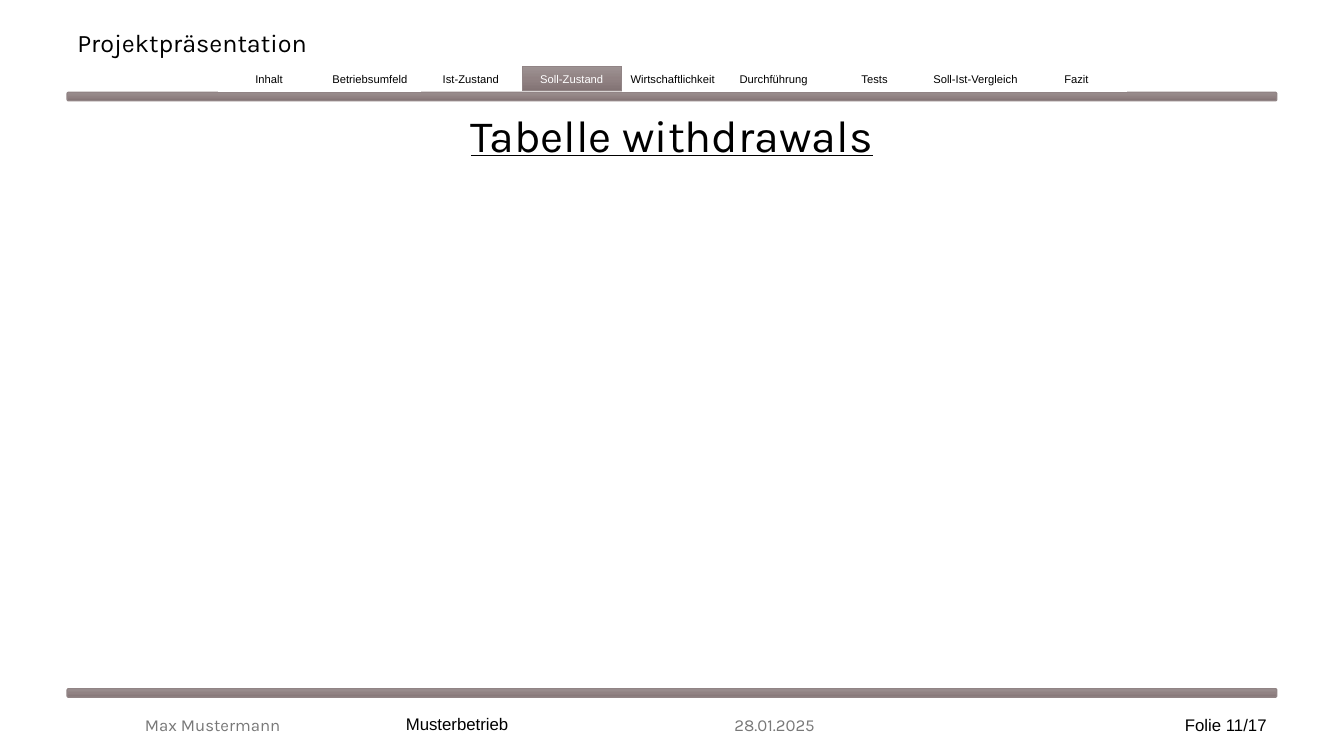
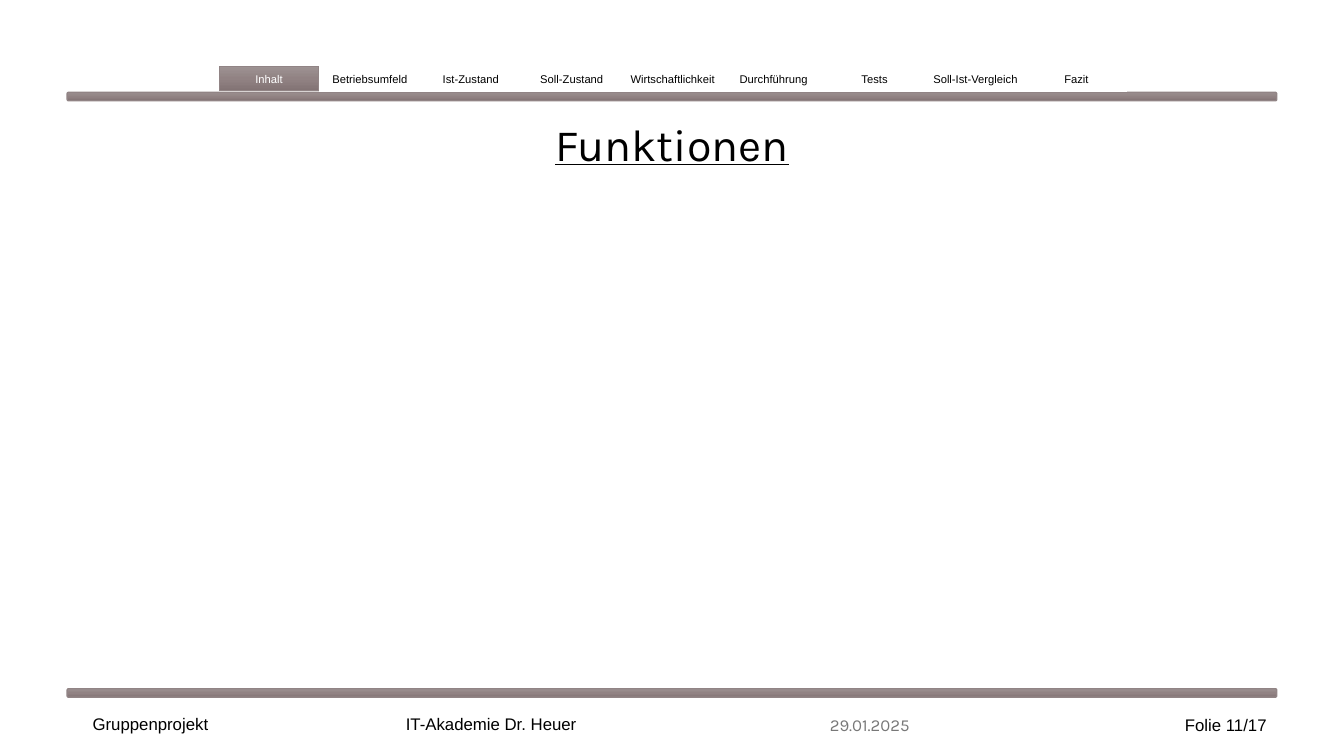
Before and after one commit to EkaterinaShmeleva/MediaManagementSystem, a slide deck: slide 11 of Medienverwaltungsdatenbank Gruppe1.pptx. Drawn at 1344x756 pixels with LibreOffice and Linux fonts; fonts in the diff are those of the drawing. Boxes give left, top, right and bottom in pixels: in the first picture for what was removed or moved away, otherwise in the second. Text is boxed around its words. In the diff, an @@ line names an element or a change of style, - is before the commit and + after.

Commit message:
Präsentation Inhalt aufgebaut

```diff
--- a/Medienverwaltungsdatenbank Gruppe1.pptx
+++ b/Medienverwaltungsdatenbank Gruppe1.pptx
@@ title removed at (77,34,307,58) @@
-Projektpräsentation
@@ rectangle "Inhalt" at (220,67,319,91): text colour #000000 to #FFFFFF; fill #FFFFFF to gradient #9D9293 to #928384 to #827475; outline #FFFFFF 1.5 pt to #918485 1 pt @@
@@ rectangle "Ist-Zustand": place and size @@
-rectangle "Ist-Zustand" at (443,75,499,83)
+rectangle "Ist-Zustand" at (421,67,520,91)
@@ rectangle "Ist-Zustand" at (421,67,520,91): fill none to #FFFFFF; outline none to #FFFFFF 1.5 pt @@
@@ rectangle "Soll-Zustand" at (522,67,621,91): text colour #FFFFFF to #000000; fill gradient #9D9293 to #928384 to #827475 to #FFFFFF; outline #918485 1 pt to #FFFFFF 1.5 pt @@
@@ text removed at (471,121,872,156) @@
-Tabelle withdrawals
@@ text added at (555,130,788,165), 32 pt, text #000000, underline @@
+Funktionen
@@ text at (93,718,209,734): text changed; font Karla to Arial; text colour #797979 to #000000 @@
-Max Mustermann
+Gruppenprojekt
@@ text at (406,718,577,730): text changed @@
-Musterbetrieb
+IT-Akademie Dr. Heuer
@@ text at (830,720,910,731): text changed @@
-28.01.2025
+29.01.2025
```
Also in this commit, not shown: 12 other slides changed, 1 slide added, 1 slide removed, 1 other file.
